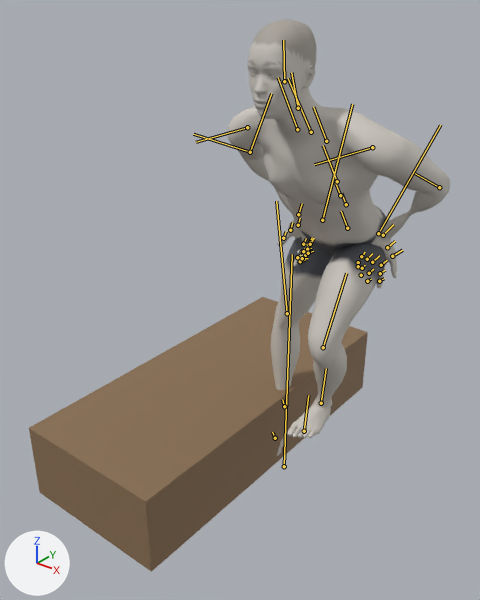
The glTF model exports/lateral-step-up.glb as it was, and as the next commit left it.
Rendered twice from a 50 mm lens placed at (1.26, -1.88, 1.89), pointed at (-0.14, -0.13, 0.8). Arrows for +X, +Y and +Z are at lower left; the lights stay in place. The first picture is the older version. Both versions are drawn at frame 104 of the action 'lateral-step-up_left'; the numbers are the values there. The bones that change, and the others that lie on the model, are drawn over the model as lines.

Names of what the first picture shows: 'Mesh_0', 'stepBox'.
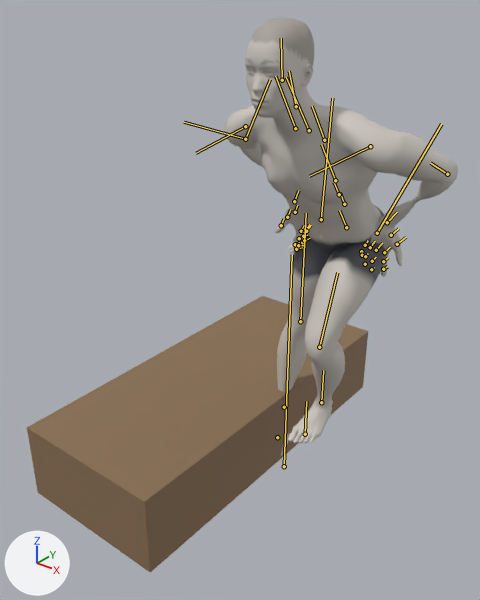
ob_props is not drawn itself; it is the parent of ob_stepbox.

Where the change shows, as pixel boxes (x1, y1, x2, y2) in the pictures (480 x 600 px):
'stepBox', posed: before (29, 297, 368, 572); after (27, 296, 368, 572)
'Mesh_0', posed: before (227, 19, 450, 456); after (224, 17, 458, 456)
bone 'pelvis', root to tip: before (347, 228) to (341, 211); after (346, 227) to (339, 210)
bone 'upperarm_l', root to tip: before (372, 147) to (314, 164); after (370, 146) to (309, 176)
bone 'lowerarm_l', root to tip: before (439, 187) to (415, 173); after (447, 174) to (430, 163)
bone 'upperarm_r', root to tip: before (247, 127) to (196, 142); after (245, 126) to (196, 153)
bone 'lowerarm_r', root to tip: before (250, 152) to (193, 134); after (245, 139) to (184, 122)
bone 'thigh_l', root to tip: before (378, 233) to (440, 125); after (377, 233) to (441, 124)
bone 'calf_l', root to tip: before (323, 347) to (346, 273); after (319, 347) to (337, 272)
bone 'foot_l', root to tip: before (321, 403) to (326, 368); after (321, 402) to (323, 370)
bone 'thigh_r', root to tip: before (322, 220) to (352, 104); after (321, 219) to (332, 98)
bone 'calf_r', root to tip: before (287, 313) to (276, 201); after (300, 321) to (306, 213)
bone 'foot_r', root to tip: before (284, 406) to (282, 399); after (284, 407) to (283, 405)

The change in detail:
Bone 'pelvis' (bone_pelvis) moves from (-0.08, 0.121, -0.178) to (-0.069, 0.126, -0.178).
Bone 'upperarm_l' (bone_upperarm_l) turns from (2, -49, -55) to (4, -43, -64) degrees about its own x, y and z.
Bone 'lowerarm_l' (bone_lowerarm_l) turns from (10, -33, 17) to (7, -40, 26) degrees about its own x, y and z.
Bone 'upperarm_r' (bone_upperarm_r) turns from (-2, 49, -55) to (-4, 43, -64) degrees about its own x, y and z.
Bone 'lowerarm_r' (bone_lowerarm_r) turns from (-10, 33, 17) to (-7, 40, 26) degrees about its own x, y and z.
Bone 'thigh_l' (bone_thigh_l) turns from (-7, 13, 76) to (-8, 13, 74) degrees about its own x, y and z.
Bone 'calf_l' (bone_calf_l) turns from (-8, 5, -68) to (-5, 5, -68) degrees about its own x, y and z.
Bone 'foot_l' (bone_foot_l) turns from (17, -12, 36) to (17, -8, 28) degrees about its own x, y and z.
Bone 'thigh_r' (bone_thigh_r) turns from (-15, 16, 26) to (-7, 25, 27) degrees about its own x, y and z.
Bone 'calf_r' (bone_calf_r) turns from (19, 0, 8) to (2, 0, 2) degrees about its own x, y and z.
Bone 'foot_r' (bone_foot_r) turns from (-13, -9, -41) to (-5, -3, -46) degrees about its own x, y and z.
